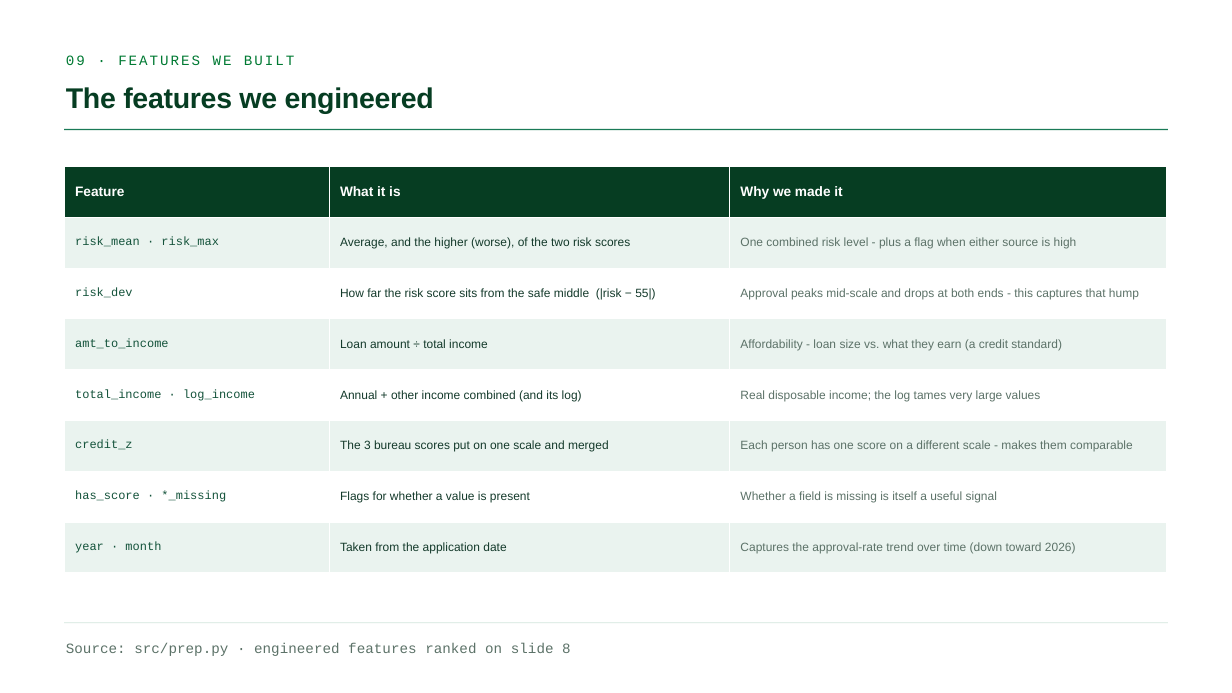
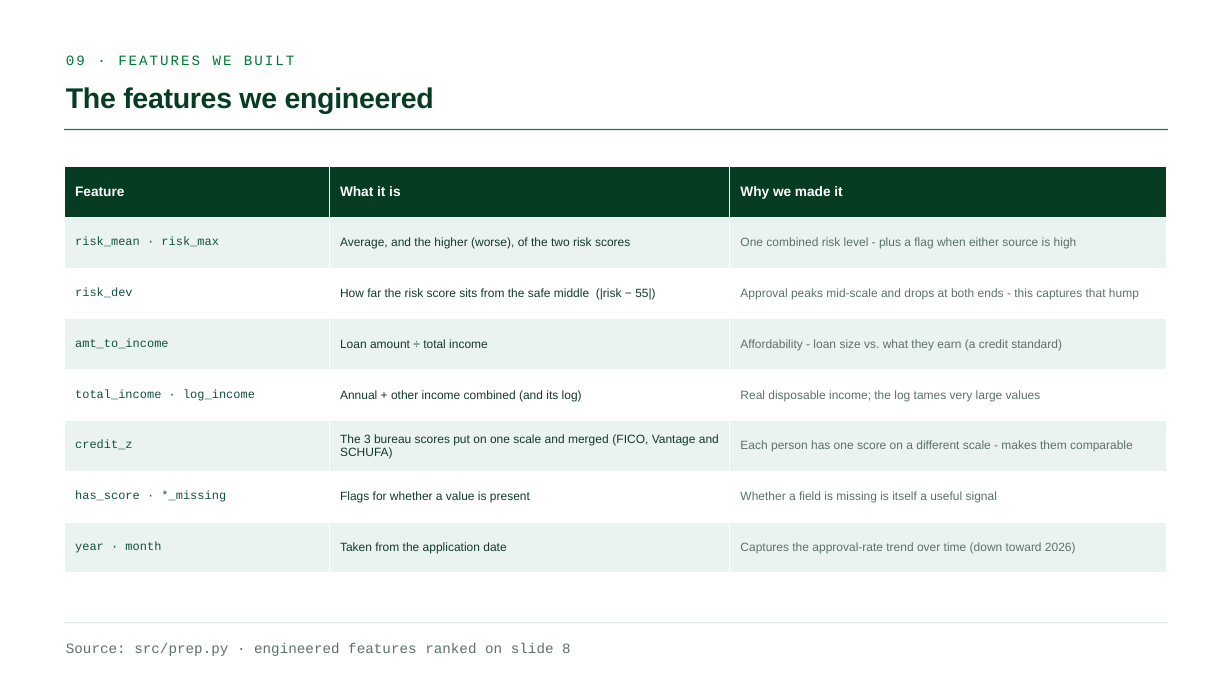
Before and after one commit to GianlucaBave/final-data-finance, a slide deck: slide 9 of presentation/Consulting_Finance_ML_Slides.pptx. Drawn at 1232x693 pixels with LibreOffice and Linux fonts; fonts in the diff are those of the drawing. Boxes give left, top, right and bottom in pixels: in the first picture for what was removed or moved away, otherwise in the second. Text is boxed around its words. In the diff, an @@ line names an element or a change of style, - is before the commit and + after.

```diff
--- a/presentation/Consulting_Finance_ML_Slides.pptx
+++ b/presentation/Consulting_Finance_ML_Slides.pptx
@@ table at [64,166,1167,573] @@
-row 6, column 2: The 3 bureau scores put on one scale and merged
+row 6, column 2: The 3 bureau scores put on one scale and merged (FICO, Vantage and SCHUFA)
```
Also in this commit, not shown: 2 other slides changed.
